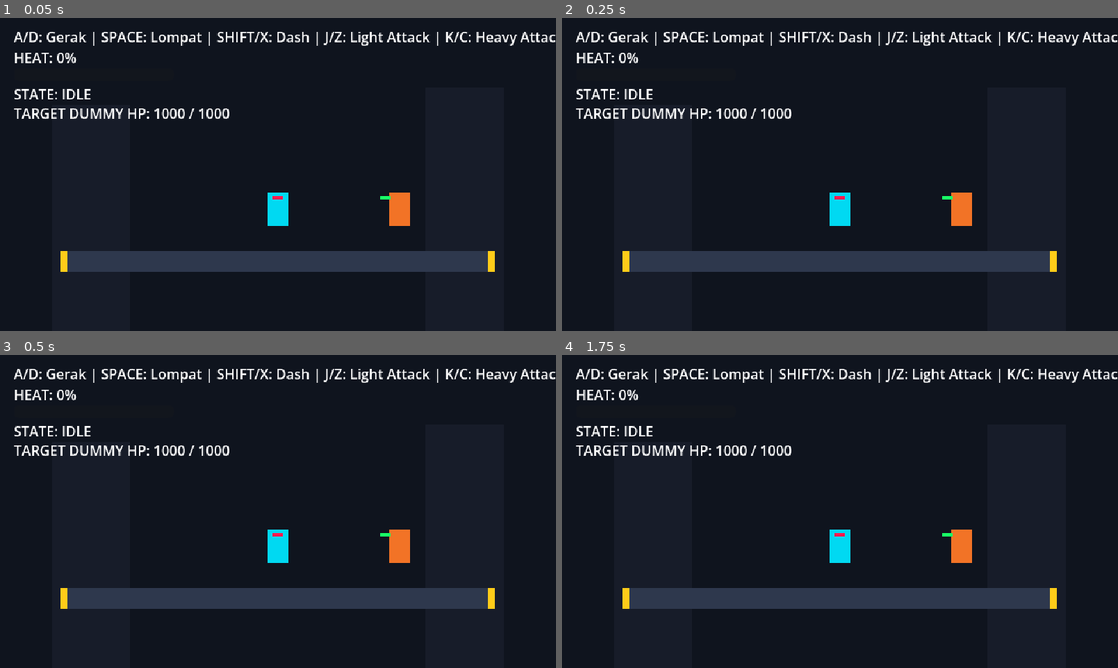
Above: before the commit, frames 1-4 (two rows, left to right).
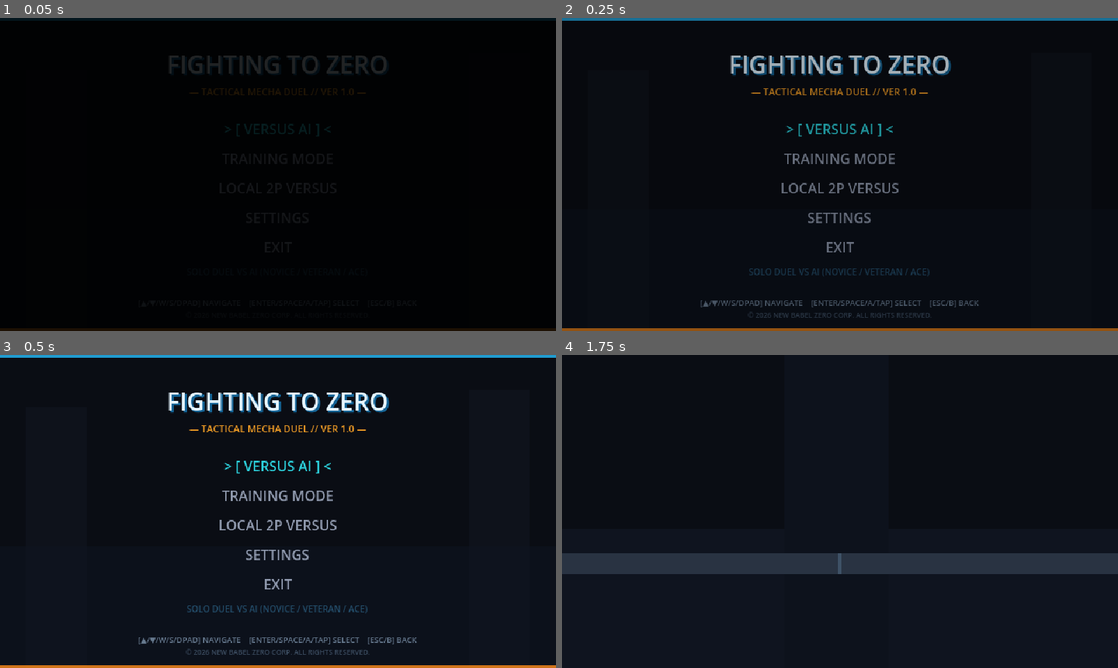
Above: after the commit, the same moments.

Repository: peterfernandochristian123-art/game
Game: Godot game, scene res://scenes/main_menu.tscn
Two runs of this game, one before a commit and one after it. Both use one fixed random seed, a clock stepped at 60 frames per second and the inputs below. Before the commit the project starts from res://scenes/test_arena.tscn.
Inputs (mouse positions are in pixels of both pictures, inside the frame that each line leads up to):
- Up to frame 1 (0.05 s): no input
- Up to frame 2 (0.25 s): no input
- Up to frame 3 (0.5 s): no input
- Up to frame 4 (1.75 s): click (840, 464) at 0.5 s, where only the run after the commit has a clickable "> [ VERSUS AI ] <"; tap Enter (ui_accept) at 1.25 s; move the mouse to (962, 495) at 1.27 s; hold D (move_right) from 1.28 s (still down); hold J (attack_light) from 1.28 s (still down); tap Space (jump) at 1.52 s; tap Shift (dash) at 1.55 s

The runs differ from the first frame. In frame 1, 95% of the frame differs, in the area x 0-100%, y 0-100%; in frame 2, 19%; in frame 3, 14%; in frame 4, 15%.
Error before the commit: Parse Error: Function "get_horizontal_axis" has the same name as a previously declared function. (res://scripts/characters/base_mecha.gd:563)

Commit message:
feat(epic-5): Implement Story 5.1 - Main Menu & Navigation Flow

Diff:
--- a/project.godot
+++ b/project.godot
@@ -13,7 +13,7 @@
 config/name="Fighting to Zero"
 config/description="Fast-paced 2D 1v1 mecha duel arcade fighting game with 90s retro 32-bit pixel art."
 config/version="1.0.0"
-run/main_scene="res://scenes/test_arena.tscn"
+run/main_scene="res://scenes/main_menu.tscn"
 config/features=PackedStringArray("4.7", "GL Compatibility")
 config/icon="res://icon.svg"
 
--- /dev/null
+++ b/scenes/main_menu.tscn
@@ -0,0 +1,190 @@
+[gd_scene load_steps=2 format=3 uid="uid://mainmenu01zero"]
+
+[ext_resource type="Script" path="res://scripts/ui/main_menu.gd" id="1_menu"]
+
+[node name="MainMenu" type="Control"]
+layout_mode = 3
+anchors_preset = 15
+anchor_right = 1.0
+anchor_bottom = 1.0
+grow_horizontal = 2
+grow_vertical = 2
+script = ExtResource("1_menu")
+
+[node name="Background" type="ColorRect" parent="."]
+layout_mode = 1
+anchors_preset = 15
+anchor_right = 1.0
+anchor_bottom = 1.0
+grow_horizontal = 2
+grow_vertical = 2
+color = Color(0.04, 0.05, 0.08, 1)
+
+[node name="CyberGrid" type="ColorRect" parent="Background"]
+layout_mode = 1
+anchors_preset = 12
+anchor_top = 1.0
+anchor_right = 1.0
+anchor_bottom = 1.0
+offset_top = -140.0
+grow_horizontal = 2
+grow_vertical = 0
+color = Color(0.06, 0.09, 0.15, 0.4)
+
+[node name="TowerLeft" type="ColorRect" parent="Background"]
+layout_mode = 0
+offset_left = 30.0
+offset_top = 60.0
+offset_right = 100.0
+offset_bottom = 360.0
+color = Color(0.06, 0.08, 0.12, 0.7)
+
+[node name="TowerRight" type="ColorRect" parent="Background"]
+layout_mode = 0
+offset_left = 540.0
+offset_top = 40.0
+offset_right = 610.0
+offset_bottom = 360.0
+color = Color(0.06, 0.08, 0.12, 0.7)
+
+[node name="NeonStripTop" type="ColorRect" parent="Background"]
+layout_mode = 1
+anchors_preset = 10
+anchor_right = 1.0
+offset_bottom = 3.0
+grow_horizontal = 2
+color = Color(0.15, 0.75, 1, 0.8)
+
+[node name="NeonStripBottom" type="ColorRect" parent="Background"]
+layout_mode = 1
+anchors_preset = 12
+anchor_top = 1.0
+anchor_right = 1.0
+anchor_bottom = 1.0
+offset_top = -3.0
+grow_horizontal = 2
+grow_vertical = 0
+color = Color(1, 0.55, 0.1, 0.8)
+
+[node name="TitleContainer" type="VBoxContainer" parent="."]
+layout_mode = 1
+anchors_preset = 10
+anchor_right = 1.0
+offset_top = 28.0
+offset_bottom = 100.0
+grow_horizontal = 2
+theme_override_constants/separation = 4
+alignment = 1
+
+[node name="GameTitle" type="Label" parent="TitleContainer"]
+layout_mode = 2
+theme_override_colors/font_color = Color(0.9, 0.96, 1, 1)
+theme_override_colors/font_shadow_color = Color(0.1, 0.6, 0.9, 0.6)
+theme_override_constants/shadow_offset_x = 2
+theme_override_constants/shadow_offset_y = 2
+theme_override_font_sizes/font_size = 28
+text = "FIGHTING TO ZERO"
+horizontal_alignment = 1
+
+[node name="GameSubtitle" type="Label" parent="TitleContainer"]
+layout_mode = 2
+theme_override_colors/font_color = Color(1, 0.65, 0.15, 0.9)
+theme_override_font_sizes/font_size = 11
+text = "— TACTICAL MECHA DUEL // VER 1.0 —"
+horizontal_alignment = 1
+
+[node name="MenuContainer" type="VBoxContainer" parent="."]
+layout_mode = 1
+anchors_preset = 8
+anchor_left = 0.5
+anchor_top = 0.5
+anchor_right = 0.5
+anchor_bottom = 0.5
+offset_left = -160.0
+offset_top = -60.0
+offset_right = 160.0
+offset_bottom = 110.0
+grow_horizontal = 2
+grow_vertical = 2
+theme_override_constants/separation = 6
+alignment = 1
+
+[node name="OptionsList" type="VBoxContainer" parent="MenuContainer"]
+layout_mode = 2
+theme_override_constants/separation = 3
+alignment = 1
+
+[node name="BtnVersusAI" type="Button" parent="MenuContainer/OptionsList"]
+layout_mode = 2
+focus_mode = 0
+text = "> [ VERSUS AI ] <"
+flat = true
+
+[node name="BtnTraining" type="Button" parent="MenuContainer/OptionsList"]
+layout_mode = 2
+focus_mode = 0
+text = "   TRAINING MODE   "
+flat = true
+
+[node name="BtnLocal2P" type="Button" parent="MenuContainer/OptionsList"]
+layout_mode = 2
+focus_mode = 0
+text = "   LOCAL 2P VERSUS   "
+flat = true
+
+[node name="BtnSettings" type="Button" parent="MenuContainer/OptionsList"]
+layout_mode = 2
+focus_mode = 0
+text = "   SETTINGS   "
+flat = true
+
+[node name="BtnExit" type="Button" parent="MenuContainer/OptionsList"]
+layout_mode = 2
+focus_mode = 0
+text = "   EXIT   "
+flat = true
+
+[node name="SubtextLabel" type="Label" parent="MenuContainer"]
+layout_mode = 2
+theme_override_colors/font_color = Color(0.4, 0.6, 0.7, 0.9)
+theme_override_font_sizes/font_size = 10
+text = "SOLO DUEL VS AI (NOVICE / VETERAN / ACE)"
+horizontal_alignment = 1
+
+[node name="FooterContainer" type="VBoxContainer" parent="."]
+layout_mode = 1
+anchors_preset = 12
+anchor_top = 1.0
+anchor_right = 1.0
+anchor_bottom = 1.0
+offset_top = -42.0
+offset_bottom = -8.0
+grow_horizontal = 2
+grow_vertical = 0
+theme_override_constants/separation = 2
+alignment = 1
+
+[node name="NavHelp" type="Label" parent="FooterContainer"]
+layout_mode = 2
+theme_override_colors/font_color = Color(0.55, 0.65, 0.75, 0.7)
+theme_override_font_sizes/font_size = 9
+text = "[▲/▼/W/S/DPAD] NAVIGATE    [ENTER/SPACE/A/TAP] SELECT    [ESC/B] BACK"
+horizontal_alignment = 1
+
+[node name="Copyright" type="Label" parent="FooterContainer"]
+layout_mode = 2
+theme_override_colors/font_color = Color(0.35, 0.45, 0.55, 0.6)
+theme_override_font_sizes/font_size = 8
+text = "© 2026 NEW BABEL ZERO CORP. ALL RIGHTS RESERVED."
+horizontal_alignment = 1
+
+[node name="FadeOverlay" type="ColorRect" parent="."]
+visible = false
+layout_mode = 1
+anchors_preset = 15
+anchor_right = 1.0
+anchor_bottom = 1.0
+grow_horizontal = 2
+grow_vertical = 2
+mouse_filter = 2
+color = Color(0, 0, 0, 1)
--- a/scripts/characters/base_mecha.gd
+++ b/scripts/characters/base_mecha.gd
@@ -491,10 +491,12 @@
 		visual_root.scale.x = absf(visual_root.scale.x) * facing_direction
 
 func get_horizontal_axis() -> float:
-	var axis: float = Input.get_axis("move_left", "move_right")
-	if is_zero_approx(axis):
-		axis = Input.get_axis("ui_left", "ui_right")
-	return clampf(axis, -1.0, 1.0)
+	if not is_zero_approx(simulated_horizontal_input):
+		return simulated_horizontal_input
+	var val: float = Input.get_axis("move_left", "move_right")
+	if is_zero_approx(val):
+		val = Input.get_axis("ui_left", "ui_right")
+	return clampf(val, -1.0, 1.0)
 
 func is_jump_requested() -> bool:
 	if (
@@ -560,13 +562,6 @@
 	current_ultimate = maxf(0.0, current_ultimate - actual_drain)
 	return actual_drain
 
-func get_horizontal_axis() -> float:
-	if not is_zero_approx(simulated_horizontal_input):
-		return simulated_horizontal_input
-	var val: float = Input.get_axis("move_left", "move_right")
-	if is_zero_approx(val):
-		val = Input.get_axis("ui_left", "ui_right")
-	return val
 
 func can_block() -> bool:
 	if not state_machine or not state_machine.current_state:
--- a/scripts/core/event_bus.gd
+++ b/scripts/core/event_bus.gd
@@ -10,6 +10,8 @@
 signal cliffhanger_triggered(mecha_id: int, side: StringName)
 signal round_ended(winner_id: int, reason: StringName)
 signal state_changed(character: Node2D, previous_state: StringName, new_state: StringName)
+signal game_mode_selected(mode: StringName)
+signal menu_navigated()
 
 func _ready() -> void:
 	if OS.is_debug_build():
--- /dev/null
+++ b/scripts/ui/main_menu.gd
@@ -0,0 +1,209 @@
+class_name MainMenu
+extends Control
+
+const MenuAudio = preload("res://scripts/ui/menu_audio.gd")
+
+## Pengendali Navigasi Main Menu (Story 5.1)
+## Menyediakan antarmuka 32-bit retro arcade dengan dukungan Gamepad, Keyboard, dan Layar Sentuh
+
+signal focus_changed(index: int)
+signal option_selected(index: int, item_id: StringName)
+signal transition_completed(target_scene: String)
+
+enum MenuItem {
+	VERSUS_AI = 0,
+	TRAINING_MODE = 1,
+	LOCAL_2P = 2,
+	SETTINGS = 3,
+	EXIT = 4
+}
+
+const MENU_DATA: Array[Dictionary] = [
+	{"id": &"versus_ai", "label": "VERSUS AI", "scene": "res://scenes/arena_skyscraper.tscn", "subtext": "SOLO DUEL VS AI (NOVICE / VETERAN / ACE)"},
+	{"id": &"training", "label": "TRAINING MODE", "scene": "res://scenes/arena_skyscraper.tscn", "subtext": "PRACTICE LAB & FRAME DATA INSPECTOR"},
+	{"id": &"local_2p", "label": "LOCAL 2P VERSUS", "scene": "res://scenes/arena_skyscraper.tscn", "subtext": "2-PLAYER BATTLE ON A SINGLE SCREEN"},
+	{"id": &"settings", "label": "SETTINGS", "scene": "", "subtext": "AUDIO BUSSES, CONTROLS & DISPLAY"},
+	{"id": &"exit", "label": "EXIT", "scene": "", "subtext": "SHUTDOWN SYSTEM & EXIT GAME"}
+]
+
+const COLOR_NORMAL := Color(0.75, 0.8, 0.9, 0.85)
+const COLOR_FOCUSED := Color(0.2, 0.95, 1.0, 1.0) # Neon Cyan
+const COLOR_SUBTEXT := Color(0.4, 0.6, 0.7, 0.9)
+
+@export var can_navigate: bool = true
+@export var transition_duration: float = 0.35
+
+var current_focus_index: int = 0
+var is_transitioning: bool = false
+var button_nodes: Array[Button] = []
+
+@onready var menu_container: VBoxContainer = $MenuContainer/OptionsList
+@onready var subtext_label: Label = $MenuContainer/SubtextLabel
+@onready var fade_rect: ColorRect = $FadeOverlay
+
+func _ready() -> void:
+	_setup_buttons()
+	_update_visual_focus(0, false)
+	_fade_in_menu()
+
+func _setup_buttons() -> void:
+	button_nodes.clear()
+	if not menu_container:
+		return
+
+	# Dapatkan atau bind tombol anak
+	var children := menu_container.get_children()
+	for i in range(MENU_DATA.size()):
+		var btn: Button = null
+		if i < children.size() and children[i] is Button:
+			btn = children[i] as Button
+		else:
+			btn = Button.new()
+			menu_container.add_child(btn)
+
+		btn.text = MENU_DATA[i]["label"]
+		btn.focus_mode = Control.FOCUS_NONE # Kita kelola fokus secara manual untuk multi-input seragam
+		var item_idx := i
+		btn.pressed.connect(func(): _select_item(item_idx))
+		btn.mouse_entered.connect(func():
+			if can_navigate and not is_transitioning and current_focus_index != item_idx:
+				set_focus_index(item_idx)
+		)
+		button_nodes.append(btn)
+
+func _unhandled_input(event: InputEvent) -> void:
+	if not can_navigate or is_transitioning:
+		return
+
+	# 1. Navigasi Ke Bawah (Down)
+	if event.is_action_pressed("ui_down") or event.is_action_pressed("move_down"):
+		_move_focus(1)
+		get_viewport().set_input_as_handled()
+	# 2. Navigasi Ke Atas (Up)
+	elif event.is_action_pressed("ui_up") or event.is_action_pressed("move_up"):
+		_move_focus(-1)
+		get_viewport().set_input_as_handled()
+	# 3. Konfirmasi / Accept
+	elif event.is_action_pressed("ui_accept") or event.is_action_pressed("attack_light"):
+		_select_current()
+		get_viewport().set_input_as_handled()
+	# 4. Kembali / Cancel (Escape atau B Button)
+	elif event.is_action_pressed("ui_cancel"):
+		# Jika di pilihan bukan exit, arahkan ke exit
+		if current_focus_index != MenuItem.EXIT:
+			set_focus_index(MenuItem.EXIT)
+		else:
+			_select_item(MenuItem.EXIT)
+		get_viewport().set_input_as_handled()
+
+func _move_focus(direction: int) -> void:
+	var total := MENU_DATA.size()
+	var new_index := (current_focus_index + direction + total) % total
+	set_focus_index(new_index)
+
+func set_focus_index(index: int, play_sfx: bool = true) -> void:
+	if index < 0 or index >= MENU_DATA.size():
+		return
+	if index == current_focus_index and button_nodes.size() > 0:
+		return
+
+	current_focus_index = index
+	_update_visual_focus(current_focus_index, true)
+	if play_sfx:
+		MenuAudio.play_nav_beep(self)
+	EventBus.menu_navigated.emit()
+	focus_changed.emit(current_focus_index)
+
+func _update_visual_focus(index: int, animate: bool = true) -> void:
+	for i in range(button_nodes.size()):
+		var btn := button_nodes[i]
+		var label_text: String = MENU_DATA[i]["label"]
+		if i == index:
+			btn.text = "> [ " + label_text + " ] <"
+			btn.modulate = COLOR_FOCUSED
+			if animate and is_inside_tree():
+				var tw := create_tween()
+				tw.tween_property(btn, "scale", Vector2(1.05, 1.05), 0.08)
+				tw.tween_property(btn, "scale", Vector2(1.0, 1.0), 0.08)
+		else:
+			btn.text = "   " + label_text + "   "
+			btn.modulate = COLOR_NORMAL
+			btn.scale = Vector2(1.0, 1.0)
+
+	if subtext_label and index < MENU_DATA.size():
+		subtext_label.text = MENU_DATA[index]["subtext"]
+		subtext_label.modulate = COLOR_SUBTEXT
+
+func _select_current() -> void:
+	_select_item(current_focus_index)
+
+func _select_item(index: int) -> void:
+	if not can_navigate or is_transitioning:
+		return
+	if index < 0 or index >= MENU_DATA.size():
+		return
+
+	var item := MENU_DATA[index]
+	var item_id: StringName = item["id"]
+	is_transitioning = true
+	can_navigate = false
+
+	MenuAudio.play_confirm_chime(self)
+	EventBus.game_mode_selected.emit(item_id)
+	option_selected.emit(index, item_id)
+
+	# Animasi kedip konfirmasi
+	var btn := button_nodes[index]
+	var tw := create_tween()
+	tw.tween_property(btn, "modulate", Color(1.0, 1.0, 1.0, 1.0), 0.05)
+	tw.tween_property(btn, "modulate", COLOR_FOCUSED, 0.05)
+	tw.tween_interval(0.1)
+	tw.tween_callback(func(): _execute_selection_flow(item_id, item["scene"]))
+
+func _execute_selection_flow(item_id: StringName, target_scene_path: String) -> void:
+	if item_id == &"exit":
+		_fade_out_and_execute(func(): get_tree().quit())
+	elif item_id == &"settings":
+		# Settings placeholder or modal
+		_open_settings_panel()
+	elif target_scene_path != "":
+		_fade_out_and_execute(func():
+			if ResourceLoader.exists(target_scene_path):
+				get_tree().change_scene_to_file(target_scene_path)
+			else:
+				push_warning("[MAIN_MENU] Scene tidak ditemukan: " + target_scene_path)
+				is_transitioning = false
+				can_navigate = true
+		)
+	else:
+		is_transitioning = false
+		can_navigate = true
+
+func _open_settings_panel() -> void:
+	# Buka popup/info sederhana untuk setting dan pulihkan navigasi
+	if subtext_label:
+		subtext_label.text = "SETTINGS: AUDIO MASTER 100% | RESOLUTION 640x360 | (ESC TO RETURN)"
+	is_transitioning = false
+	can_navigate = true
+
+func _fade_in_menu() -> void:
+	if not fade_rect:
+		return
+	fade_rect.visible = true
+	fade_rect.color = Color(0, 0, 0, 1)
+	var tw := create_tween()
+	tw.tween_property(fade_rect, "color:a", 0.0, transition_duration)
+	tw.tween_callback(func(): fade_rect.visible = false)
+
+func _fade_out_and_execute(on_complete: Callable) -> void:
+	if not fade_rect:
+		on_complete.call()
+		return
+	fade_rect.visible = true
+	fade_rect.color = Color(0, 0, 0, 0)
+	var tw := create_tween()
+	tw.tween_property(fade_rect, "color:a", 1.0, transition_duration)
+	tw.tween_callback(func():
+		transition_completed.emit(MENU_DATA[current_focus_index]["scene"])
+		on_complete.call()
+	)
--- /dev/null
+++ b/scripts/ui/menu_audio.gd
@@ -0,0 +1,61 @@
+class_name MenuAudio
+extends Node
+
+## Helper Audio Sintesis Prosedural untuk UI & Menu (32-bit Arcade Style)
+## Menghasilkan nada beep dan konfirmasi retro secara langsung tanpa aset eksternal
+
+static func create_tone_stream(freq: float, duration: float, volume: float = 0.25, is_arpeggio: bool = false, freq_end: float = 0.0) -> AudioStreamWAV:
+	var stream := AudioStreamWAV.new()
+	stream.format = AudioStreamWAV.FORMAT_16_BITS
+	stream.mix_rate = 22050
+	stream.stereo = false
+	var num_samples := int(stream.mix_rate * duration)
+	var data := PackedByteArray()
+	data.resize(num_samples * 2)
+
+	for i in range(num_samples):
+		var t_norm := float(i) / float(num_samples)
+		var current_freq := freq
+		if freq_end > 0.0:
+			current_freq = lerpf(freq, freq_end, t_norm)
+		elif is_arpeggio:
+			# Arpeggio retro melompat pada 50% durasi
+			current_freq = freq if t_norm < 0.5 else freq * 1.5
+
+		var t := float(i) / float(stream.mix_rate)
+		# Amplop linier untuk mencegah 'pop/click' audio
+		var envelope := 1.0 - t_norm
+		var sample := int(sin(t * current_freq * TAU) * 32767.0 * volume * envelope)
+		sample = clampi(sample, -32768, 32767)
+		data.encode_s16(i * 2, sample)
+
+	stream.data = data
+	return stream
+
+static func play_sound(parent: Node, stream: AudioStreamWAV) -> AudioStreamPlayer:
+	if not parent or not stream:
+		return null
+	if DisplayServer.get_name() == "headless" or AudioServer.get_bus_count() == 0:
+		return null
+	var player := AudioStreamPlayer.new()
+	player.stream = stream
+	player.bus = &"Master"
+	parent.add_child(player)
+	player.finished.connect(player.queue_free)
+	player.play()
+	return player
+
+static func play_nav_beep(parent: Node) -> AudioStreamPlayer:
+	# Nada pendek bernada sedang (720 Hz, 40ms) untuk pergerakan fokus menu
+	var stream := create_tone_stream(720.0, 0.04, 0.2)
+	return play_sound(parent, stream)
+
+static func play_confirm_chime(parent: Node) -> AudioStreamPlayer:
+	# Nada arpeggio retro naik (880 Hz -> 1320 Hz, 120ms) untuk konfirmasi pilihan
+	var stream := create_tone_stream(880.0, 0.12, 0.28, true)
+	return play_sound(parent, stream)
+
+static func play_cancel_buzz(parent: Node) -> AudioStreamPlayer:
+	# Nada turun (320 Hz -> 160 Hz, 80ms) untuk pembatalan / kembali
+	var stream := create_tone_stream(320.0, 0.08, 0.2, false, 160.0)
+	return play_sound(parent, stream)
--- /dev/null
+++ b/tests/test_main_menu.gd
@@ -0,0 +1,153 @@
+extends Node
+
+const MainMenu = preload("res://scripts/ui/main_menu.gd")
+const MenuAudio = preload("res://scripts/ui/menu_audio.gd")
+
+var log_file: FileAccess = null
+var _failed: bool = false
+
+func _log(msg: String) -> void:
+	print(msg)
+	if log_file:
+		log_file.store_line(msg)
+		log_file.flush()
+
+func _check(cond: bool, msg: String) -> void:
+	if not cond:
+		_failed = true
+		_log("   [FAIL] " + msg)
+
+func _ready() -> void:
+	var out_path: String = ProjectSettings.globalize_path("res://test_main_menu_results.txt")
+	log_file = FileAccess.open(out_path, FileAccess.WRITE)
+	_log("==================================================")
+	_log("[TEST RUNNER] Memulai pengujian Story 5.1: Main Menu & Navigation Flow...")
+	_log("==================================================")
+
+	var tests: Array[Callable] = [
+		_test_scene_structure,
+		_test_initial_focus,
+		_test_navigation_cycle_and_wraparound,
+		_test_mouse_touch_direct_selection,
+		_test_event_bus_emission_on_select,
+		_test_transition_timing_under_three_seconds,
+		_test_procedural_menu_audio,
+	]
+	var passed: int = 0
+	for t in tests:
+		_failed = false
+		_log("\n--- %s ---" % t.get_method())
+		t.call()
+		if _failed:
+			_log(" [GAGAL]")
+		else:
+			passed += 1
+			_log(" [LULUS]")
+
+	_log("\n==================================================")
+	_log("HASIL: %d/%d pengujian lulus." % [passed, tests.size()])
+	_log("==================================================")
+	get_tree().quit(0 if passed == tests.size() else 1)
+
+func _instantiate_menu() -> MainMenu:
+	var scene: PackedScene = load("res://scenes/main_menu.tscn")
+	var menu: MainMenu = scene.instantiate() as MainMenu
+	add_child(menu)
+	return menu
+
+func _test_scene_structure() -> void:
+	var menu := _instantiate_menu()
+	_check(menu != null, "Scene main_menu.tscn berhasil diinstansiasi.")
+	_check(menu.button_nodes.size() == 5, "Main Menu memiliki tepat 5 tombol navigasi (Ditemukan: %d)." % menu.button_nodes.size())
+
+	var expected_ids := [&"versus_ai", &"training", &"local_2p", &"settings", &"exit"]
+	for i in range(expected_ids.size()):
+		_check(MainMenu.MENU_DATA[i]["id"] == expected_ids[i], "ID opsi index %d cocok: %s" % [i, expected_ids[i]])
+
+	menu.queue_free()
+
+func _test_initial_focus() -> void:
+	var menu := _instantiate_menu()
+	_check(menu.current_focus_index == 0, "Fokus awal berada pada index 0 (VERSUS AI).")
+	var btn0: Button = menu.button_nodes[0]
+	_check(btn0.text.begins_with("> [") and btn0.text.ends_with("] <"), "Tombol index 0 mendapatkan format visual fokus '> [ VERSUS AI ] <' (Teks: '%s')." % btn0.text)
+	_check(menu.subtext_label != null and menu.subtext_label.text.contains("SOLO DUEL"), "Subtext label menampilkan deskripsi mode index 0.")
+	menu.queue_free()
+
+func _test_navigation_cycle_and_wraparound() -> void:
+	var menu := _instantiate_menu()
+	var stats := {"nav": 0, "bus": 0}
+
+	menu.focus_changed.connect(func(_idx): stats["nav"] += 1)
+	EventBus.menu_navigated.connect(func(): stats["bus"] += 1)
+
+	# 0 -> Down -> 1
+	menu._move_focus(1)
+	_check(menu.current_focus_index == 1, "Pergerakan ke bawah memindahkan fokus ke index 1.")
+	_check(menu.button_nodes[1].text.begins_with("> ["), "Tombol index 1 memiliki highlight kursor aktif.")
+
+	# 1 -> Down -> 2
+	menu._move_focus(1)
+	_check(menu.current_focus_index == 2, "Pergerakan ke bawah memindahkan fokus ke index 2 (LOCAL 2P).")
+
+	# Pindah langsung ke index 4 (EXIT)
+	menu.set_focus_index(4, false)
+	_check(menu.current_focus_index == 4, "Fokus berpindah ke index 4 (EXIT).")
+
+	# 4 -> Down -> Wrap-around ke 0
+	menu._move_focus(1)
+	_check(menu.current_focus_index == 0, "Wrap-around ke bawah dari index 4 berhasil kembali ke index 0.")
+
+	# 0 -> Up -> Wrap-around ke 4
+	menu._move_focus(-1)
+	_check(menu.current_focus_index == 4, "Wrap-around ke atas dari index 0 berhasil menuju index 4.")
+
+	_check(stats["nav"] >= 4, "Sinyal focus_changed terpancar pada setiap perpindahan fokus (%dx)." % stats["nav"])
+	_check(stats["bus"] >= 4, "EventBus.menu_navigated terpancar global (%dx)." % stats["bus"])
+
+	menu.queue_free()
+
+func _test_mouse_touch_direct_selection() -> void:
+	var menu := _instantiate_menu()
+	var sel := {"idx": -1, "id": &""}
+	menu.option_selected.connect(func(idx, id):
+		sel["idx"] = idx
+		sel["id"] = id
+	)
+
+	# Simulasi hover / sentuhan langsung pada index 2
+	menu.set_focus_index(2, false)
+	_check(menu.current_focus_index == 2, "Fokus berpindah ke index 2.")
+
+	# Simulasi klik tombol
+	menu.button_nodes[2].pressed.emit()
+	_check(sel["idx"] == 2, "Klik tombol index 2 memicu option_selected dengan index 2 (Hasil: %d)." % sel["idx"])
+	_check(sel["id"] == &"local_2p", "Klik tombol index 2 memicu ID 'local_2p' (Hasil: %s)." % sel["id"])
+	_check(menu.is_transitioning == true, "State is_transitioning aktif setelah pemilihan.")
+	_check(menu.can_navigate == false, "Input terkunci saat transisi berlangsung untuk mencegah input berulang.")
+
+	menu.queue_free()
+
+func _test_event_bus_emission_on_select() -> void:
+	var menu := _instantiate_menu()
+	var ev := {"mode": &""}
+	EventBus.game_mode_selected.connect(func(mode): ev["mode"] = mode)
+
+	menu.set_focus_index(1, false)
+	menu._select_current()
+	_check(ev["mode"] == &"training", "EventBus.game_mode_selected memancarkan mode 'training' dengan tepat (Hasil: %s)." % ev["mode"])
+
+	menu.queue_free()
+
+func _test_transition_timing_under_three_seconds() -> void:
+	var menu := _instantiate_menu()
+	_check(menu.transition_duration < 3.0, "Durasi transisi terkonfigurasi %.2fs (< ambang batas NFR 3.0 detik)." % menu.transition_duration)
+	_check(menu.fade_rect != null, "Overlay transisi layar FadeOverlay tersedia di scene.")
+	_check(menu.fade_rect.mouse_filter == Control.MOUSE_FILTER_IGNORE, "FadeOverlay mengabaikan input mouse (MOUSE_FILTER_IGNORE) agar tidak memblokir tombol.")
+	menu.queue_free()
+
+func _test_procedural_menu_audio() -> void:
+	var stream: AudioStreamWAV = MenuAudio.create_tone_stream(880.0, 0.05, 0.25)
+	_check(stream != null, "MenuAudio berhasil membuat AudioStreamWAV.")
+	_check(stream.format == AudioStreamWAV.FORMAT_16_BITS, "Format audio 16-bit PCM valid.")
+	_check(stream.data.size() > 0, "Data byte audio terisi (Ukuran: %d bytes)." % stream.data.size())
--- /dev/null
+++ b/tests/test_main_menu.tscn
@@ -0,0 +1,6 @@
+[gd_scene load_steps=2 format=3 uid="uid://testmainmenu01"]
+
+[ext_resource type="Script" path="res://tests/test_main_menu.gd" id="1_test"]
+
+[node name="TestMainMenu" type="Node"]
+script = ExtResource("1_test")
--- a/tests/test_match_rules.gd
+++ b/tests/test_match_rules.gd
@@ -131,8 +131,8 @@
 	mm.setup_match(p1, p2)
 	mm.start_match()
 
-	var match_winner: int = 0
-	mm.match_ended.connect(func(w_id): match_winner = w_id)
+	var winner_box := {"id": 0}
+	mm.match_ended.connect(func(w_id): winner_box["id"] = w_id)
 
 	# Kemenangan 1 untuk P1
 	p2.current_hp = 0
@@ -145,7 +145,7 @@
 
 	_check(mm.p1_wins == 2, "P1 harus memiliki 2 kemenangan")
 	_check(mm.current_state == MatchManager.MatchState.MATCH_OVER, "State harus berubah menjadi MATCH_OVER")
-	_check(match_winner == 1, "Pemenang pertandingan harus dinyatakan Player 1")
+	_check(winner_box["id"] == 1, "Pemenang pertandingan harus dinyatakan Player 1")
 
 	mm.queue_free()
 	p1.queue_free()
@@ -181,8 +181,8 @@
 	mm.setup_match(p1, p2)
 	mm.start_match()
 
-	var sudden_death_fired: bool = false
-	mm.sudden_death_started.connect(func(): sudden_death_fired = true)
+	var sd_box := {"fired": false}
+	mm.sudden_death_started.connect(func(): sd_box["fired"] = true)
 
 	# Double K.O. memicu Sudden Death
 	p1.current_hp = 0
@@ -190,7 +190,7 @@
 	mm.check_win_conditions()
 
 	_check(mm.is_sudden_death == true, "Harus mengaktifkan mode Sudden Death")
-	_check(sudden_death_fired == true, "Sinyal sudden_death_started harus dipancarkan")
+	_check(sd_box["fired"] == true, "Sinyal sudden_death_started harus dipancarkan")
 	_check(is_equal_approx(mm.round_time_remaining, CombatConstants.SUDDEN_DEATH_SECONDS), "Timer Sudden Death harus 30 detik")
 	_check(is_equal_approx(p1.heat_gauge, CombatConstants.SUDDEN_DEATH_STARTING_HEAT), "P1 harus mulai dengan 90% Heat pada Sudden Death")
 	_check(is_equal_approx(p2.heat_gauge, CombatConstants.SUDDEN_DEATH_STARTING_HEAT), "P2 harus mulai dengan 90% Heat pada Sudden Death")
Not shown, changed: _bmad-output/implementation-artifacts/sprint-status.yaml
Not shown, added: _bmad-output/implementation-artifacts/5-1-main-menu-navigation-flow.md
